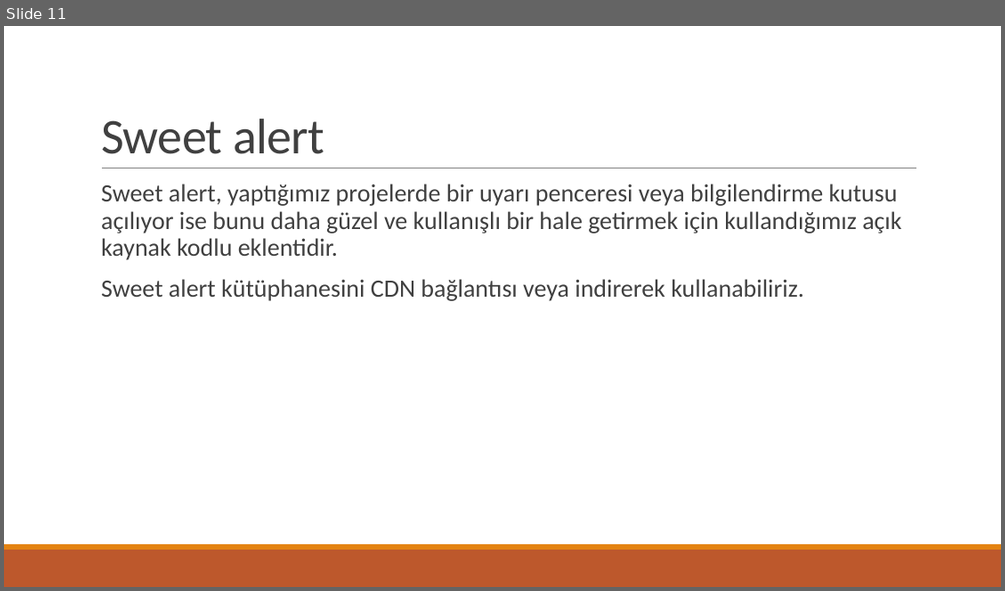
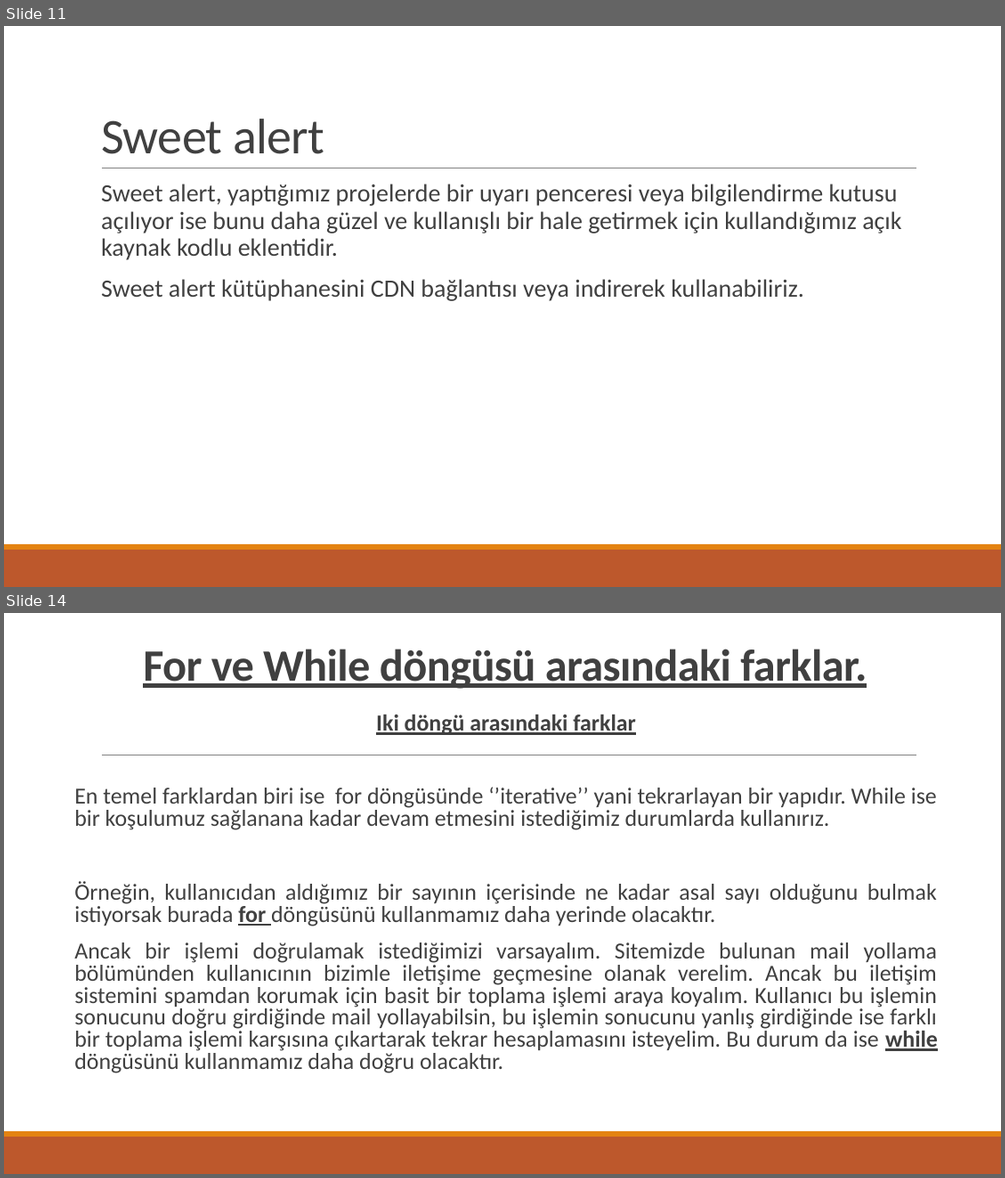
Before and after one commit to TechCareer-FrontEnd-1/tubisad-frontend-Ugur-Mert, a slide deck: Homework(research).pptx. Shown one above the other, each under a label of ours: slide 11 before the commit, slides 11 and 14 after it; the slides between them are not shown. The pictures are 1005x591 and 1005x1178 pixels, drawn with LibreOffice and Linux fonts; fonts in the diff are those of the drawing. Boxes give left, top, right and bottom in pixels: in the first picture for what was removed or moved away, otherwise in the second. Text is boxed around its words. In the diff, an @@ line names an element or a change of style, - is before the commit and + after.

Commit message:
for ve while döngüsü arasındaki farklar

```diff
--- a/Homework(research).pptx
+++ b/Homework(research).pptx
@@ slide 14 added at box(4, 613, 1001, 1174), background #FFFFFF; not listed: 3 template elements that a slide beside it also shows @@
@@ title added at box(143, 649, 866, 689), 43.2 pt, text #404040, bold, underline @@
+For ve While döngüsü arasındaki farklar.
@@ text added at box(74, 714, 938, 1073), 22.2 pt, text #404040 @@
+  Iki döngü arasındaki farklar
+  En temel farklardan biri ise for döngüsünde ‘’iterative’’ yani tekrarlayan bir yapıdır. While ise bir koşulumuz sağlanana kadar devam etmesini istediğimiz durumlarda kullanırız.
+  Örneğin, kullanıcıdan aldığımız bir sayının içerisinde ne kadar asal sayı olduğunu bulmak istiyorsak burada for döngüsünü kullanmamız daha yerinde olacaktır.
+  Ancak bir işlemi doğrulamak istediğimizi varsayalım. Sitemizde bulunan mail yollama bölümünden kullanıcının bizimle iletişime geçmesine olanak verelim. Ancak bu iletişim sistemini spamdan korumak için basit bir toplama işlemi araya koyalım. Kullanıcı bu işlemin sonucunu doğru girdiğinde mail yollayabilsin, bu işlemin sonucunu yanlış girdiğinde ise farklı bir toplama işlemi karşısına çıkartarak tekrar hesaplamasını isteyelim. Bu durum da ise while döngüsünü kullanmamız daha doğru olacaktır.
```
Also in this commit, not shown: 3 other slides added.
